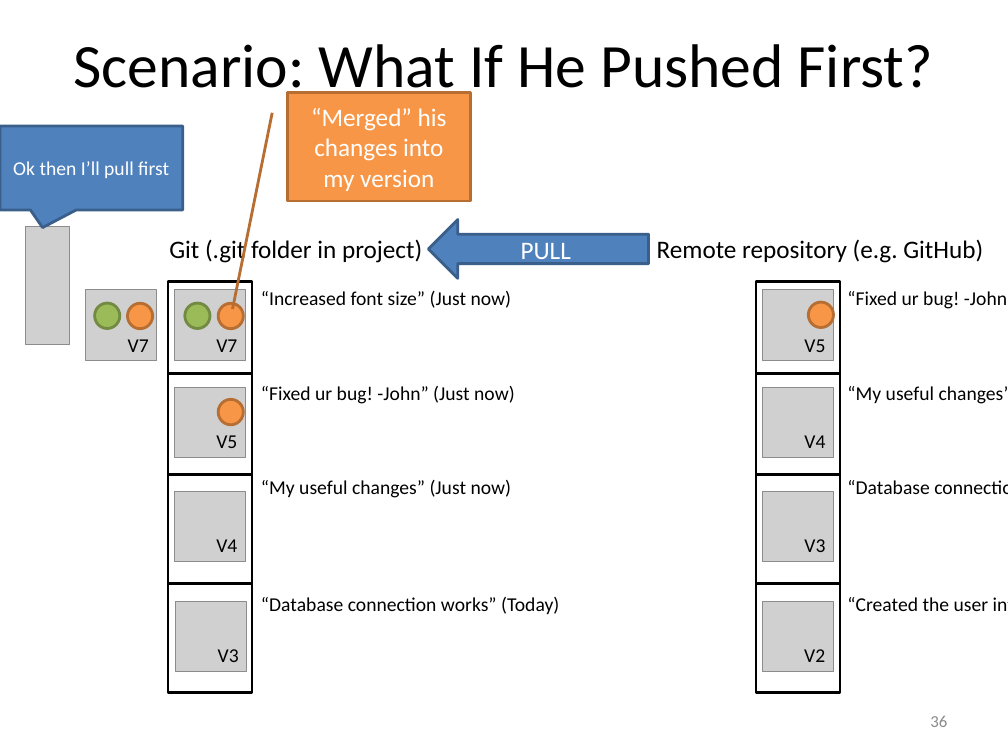
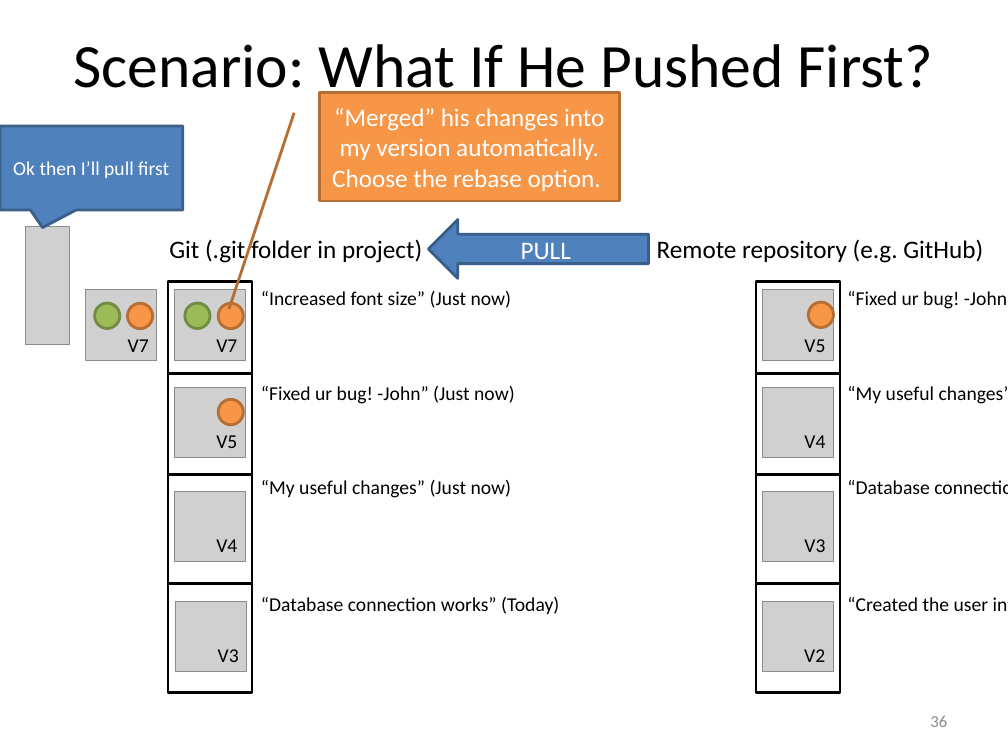
Before and after one commit to gazialankus/git-workshop-iue, a slide deck: slide 36 of Git Workshop.pptx. Drawn at 1008x756 pixels with LibreOffice and Linux fonts; fonts in the diff are those of the drawing; grey boxes stand for pictures. Boxes give left, top, right and bottom in pixels: in the first picture for what was removed or moved away, otherwise in the second. Text is boxed around its words. In the diff, an @@ line names an element or a change of style, - is before the commit and + after.

```diff
--- a/Git Workshop.pptx
+++ b/Git Workshop.pptx
@@ border callout "“Merged” his changes into my ...": place and size @@
-border callout "“Merged” his changes into my ..." at (287, 93, 470, 202)
+border callout "“Merged” his changes into my ..." at (320, 93, 620, 202)
@@ text in border callout at (332, 108, 604, 191): text changed @@
-“Merged” his changes into my version
+“Merged” his changes into my version automatically. Choose the rebase option.
```
Also in this commit, not shown: 6 other slides changed, 1 slide added.
